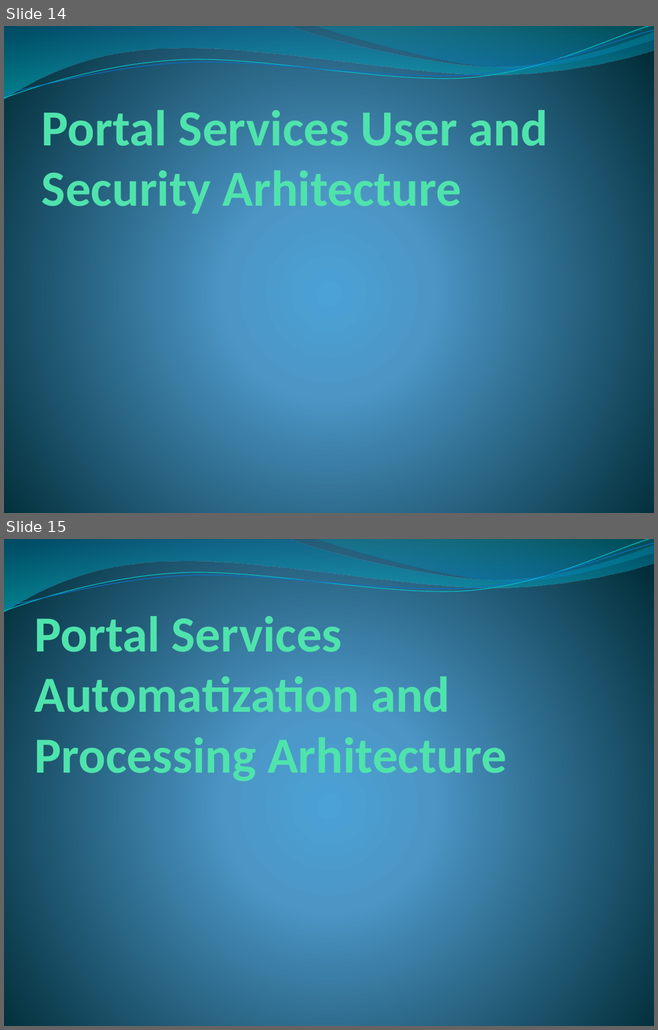
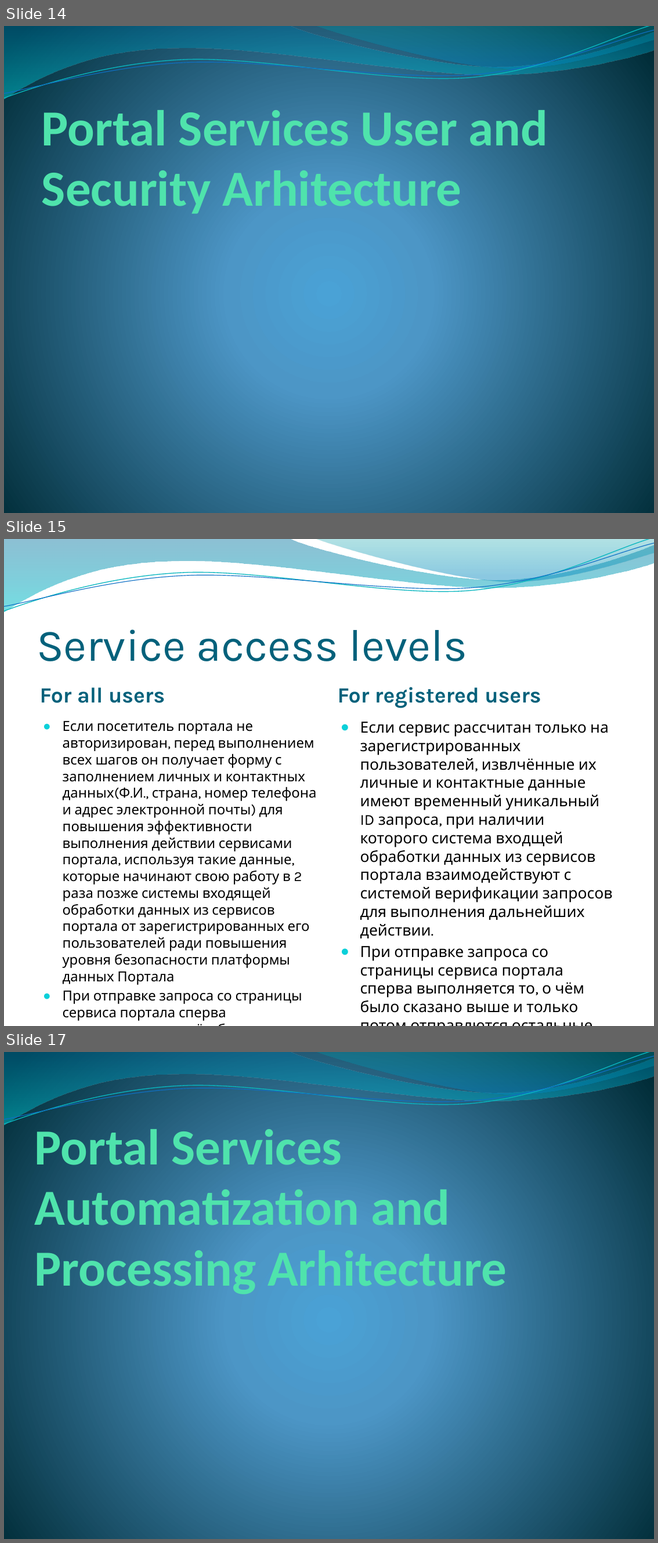
Before and after one commit to Serzol64/investportalAplex, a slide deck: PortalServices.pptx. Shown one above the other, each under a label of ours: slides 14 and 15 before the commit, slides 14, 15 and 17 after it; the slides between them are not shown. The pictures are 658x1030 and 658x1543 pixels, drawn with LibreOffice and Linux fonts; fonts in the diff are those of the drawing; background and template pictures are left out. Boxes give left, top, right and bottom in pixels: in the first picture for what was removed or moved away, otherwise in the second. Text is boxed around its words. In the diff, an @@ line names an element or a change of style, - is before the commit and + after.

Commit message:
Portal Services Admin Alpha

```diff
--- a/PortalServices.pptx
+++ b/PortalServices.pptx
@@ slide 15 added at (4,539,654,1026), background picture (left out); not listed: 4 template elements that a slide beside it also shows @@
@@ title added at (36,629,467,661), 50 pt, text #04617B @@
+Service access levels
@@ text added at (40,687,165,703), 24 pt, text #04617B, bold @@
+For all users
@@ text added at (338,687,540,708), 24 pt, text #04617B, bold @@
+For registered users
@@ text added at (63,721,316,1021), 15.4 pt, text #000000 @@
+● Если посетитель портала не авторизирован, перед выполнением всех шагов он получает форму с заполнением личных и контактных данных(Ф.И., страна, номер телефона и адрес электронной почты) для повышения эффективности выполнения действии сервисами портала, используя такие данные, которые начинают свою работу в 2 раза позже системы входящей обработки данных из сервисов портала от зарегистрированных его пользователей ради повышения уровня безопасности платформы данных Портала
+● При отправке запроса со страницы сервиса портала сперва выполняется то, о чём было сказано выше и только потом отправлются остальные данные.
@@ text added at (360,722,612,1013), 17.1 pt, text #000000 @@
+● Если сервис рассчитан только на зарегистрированных пользователей, извлчённые их личные и контактные данные имеют временный уникальный ID запроса, при наличии которого система входщей обработки данных из сервисов портала взаимодействуют с системой верификации запросов для выполнения дальнейших действии.
+● При отправке запроса со страницы сервиса портала сперва выполняется то, о чём было сказано выше и только потом отправлются остальные данные.
@@ what was slide 15 is now slide 17 @@
```
Also in this commit, not shown: 1 other slide added, 2 other files.
